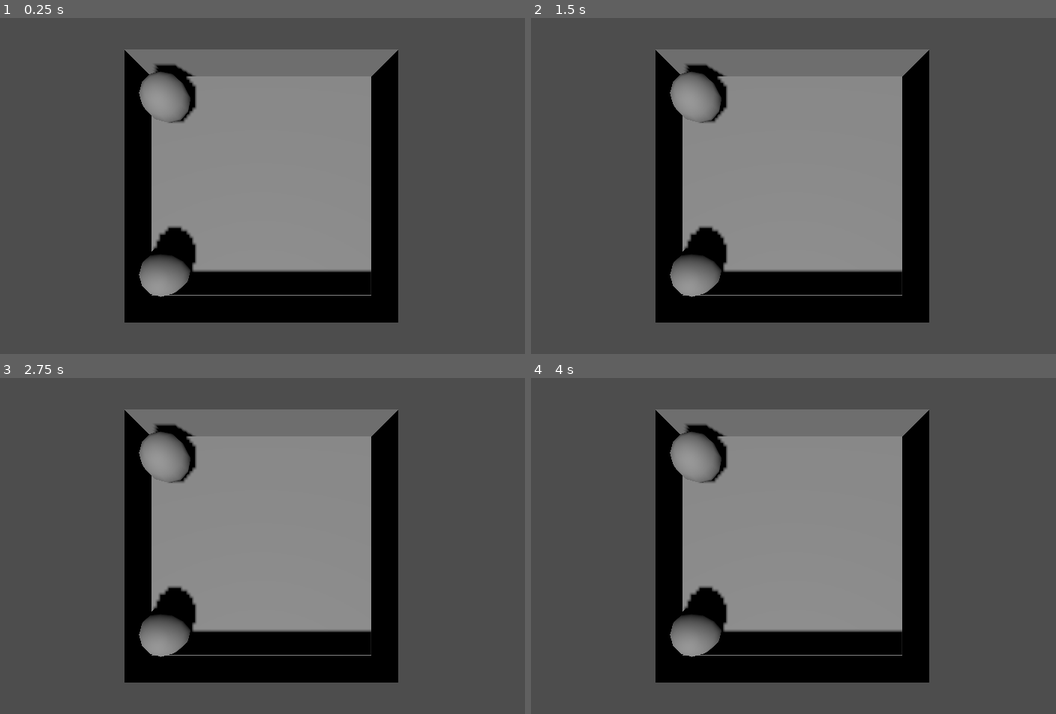
Above: before the commit, frames 1-4 (two rows, left to right).
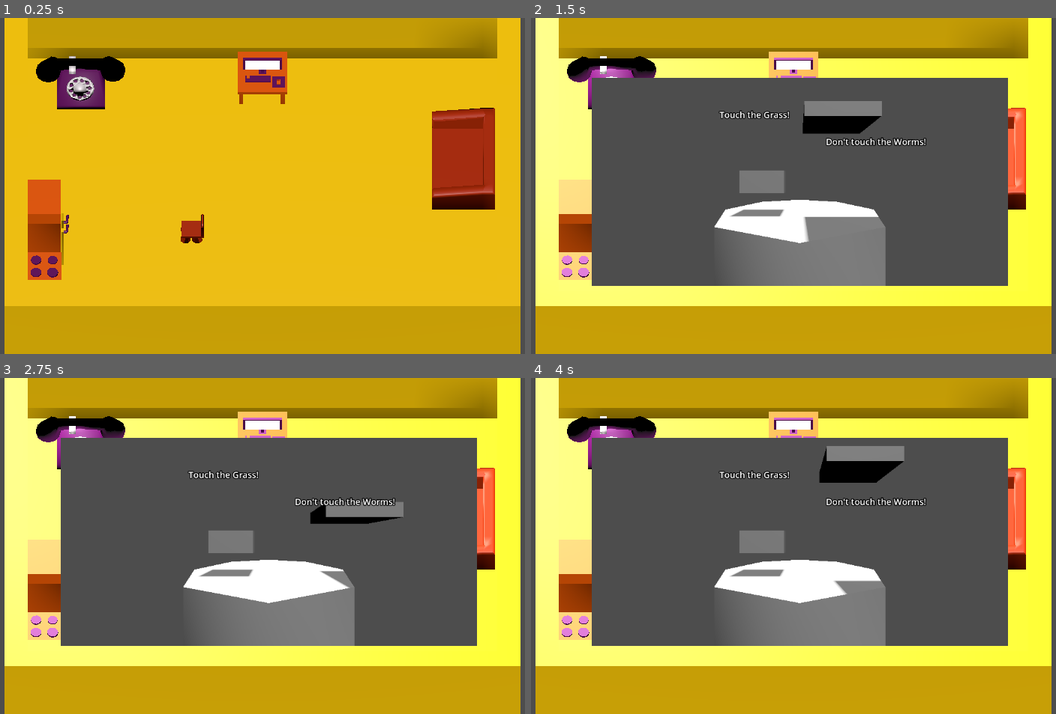
Above: after the commit, the same moments.

Repository: klaro115/MiniGameJam_July2025
Game: Godot game, scene res://RoomScene.tscn
The game is run twice, just before and just after one commit, with the same random seed, the same clock (stepped at 60 frames per second) and the same inputs.
Inputs (mouse positions are in pixels of both pictures, inside the frame that each line leads up to):
- Up to frame 1 (0.25 s): no input
- Up to frame 2 (1.5 s): tap Enter at 0.5 s; move the mouse to (924, 169) at 0.52 s; hold Right (ui_right) 0.53-1.28 s; click (924, 169) at 0.67 s; move the mouse to (672, 202) at 1.27 s; hold Down (ui_down) from 1.28 s (still down); click (672, 202) at 1.42 s
- Up to frame 3 (2.75 s): move the mouse to (320, 472) at 2.02 s; release Down (ui_down) at 2.03 s; hold Right (ui_right) from 2.03 s (still down); click (320, 472) at 2.17 s
- Up to frame 4 (4 s): move the mouse to (762, 613) at 2.77 s; release Right (ui_right) at 2.78 s; hold Up (ui_up) 2.78-3.53 s; click (762, 613) at 2.92 s; move the mouse to (972, 596) at 3.52 s; hold Left (ui_left) from 3.53 s (still down); click (972, 596) at 3.67 s

The runs differ from the first frame. In frame 1, 98% of the frame differs, in the area x 0-100%, y 0-100%; in frame 2, 77%; in frame 3, 78%; in frame 4, 77%.

Commit message:
added meshes

Diff:
--- a/RoomScene.tscn
+++ b/RoomScene.tscn
@@ -1,50 +1,27 @@
-[gd_scene load_steps=3 format=3 uid="uid://c4t20n87bu0kq"]
+[gd_scene load_steps=12 format=3 uid="uid://c4t20n87bu0kq"]
 
 [ext_resource type="Script" uid="uid://dcucu7fiec5yn" path="res://Scripts/object.gd" id="1_8ye1f"]
+[ext_resource type="Script" uid="uid://buu1w4f23lbhj" path="res://Scripts/telephone.gd" id="2_brty6"]
+[ext_resource type="PackedScene" uid="uid://bsynaecwyjgxw" path="res://room walls.glb" id="3_8kvx8"]
+[ext_resource type="PackedScene" uid="uid://bvyfes68caw6b" path="res://kitchen.glb" id="4_x6bi2"]
+[ext_resource type="PackedScene" uid="uid://b6pv5fq1r77lr" path="res://phone.glb" id="5_rwhwe"]
+[ext_resource type="PackedScene" uid="uid://b764y8rgm2a4r" path="res://couch.glb" id="6_q2jux"]
+[ext_resource type="PackedScene" uid="uid://dvx3nwqodku8m" path="res://computer.glb" id="7_rlay5"]
+[ext_resource type="PackedScene" uid="uid://km3fruu0wn1b" path="res://chair.glb" id="8_skcam"]
+
+[sub_resource type="SphereShape3D" id="SphereShape3D_8kvx8"]
 
 [sub_resource type="ConcavePolygonShape3D" id="ConcavePolygonShape3D_brty6"]
 data = PackedVector3Array(0.125, -0.433013, 0.216506, 0.216506, -0.433013, 0.125, 0, -0.5, 0, 0.25, 0, 0.433013, 0.4330 …(8666 unchanged characters)…
 
+[sub_resource type="SphereShape3D" id="SphereShape3D_x6bi2"]
+
 [node name="Room" type="Node3D"]
 
-[node name="CSGSphere3D" type="CSGSphere3D" parent="."]
-transform = Transform3D(1, 0, 0, 0, 1, 0, 0, 0, 1, -1.95819, 0.46344, 1.73709)
-
-[node name="StaticBody3D" type="StaticBody3D" parent="CSGSphere3D"]
-transform = Transform3D(1, 0, 0, 0, 1, 0, 0, 0, 1, 1.95819, -0.46344, -1.73709)
-script = ExtResource("1_8ye1f")
-type = "Grass"
-
-[node name="CSGBakedCollisionShape3D" type="CollisionShape3D" parent="CSGSphere3D/StaticBody3D"]
-transform = Transform3D(1, 0, 0, 0, 1, 0, 0, 0, 1, -1.95819, 0.46344, 1.73709)
-shape = SubResource("ConcavePolygonShape3D_brty6")
-
-[node name="CSGBox3D" type="CSGBox3D" parent="."]
-transform = Transform3D(-4.37114e-08, 1, 0, -1, -4.37114e-08, 0, 0, 0, 1, -2.5, 0.5, 0)
-use_collision = true
-size = Vector3(1, 0.001, 5)
-
-[node name="CSGBox3D2" type="CSGBox3D" parent="."]
-transform = Transform3D(-4.37114e-08, 1, 0, -1, -4.37114e-08, 0, 0, 0, 1, 2.5, 0.5, 0)
-use_collision = true
-size = Vector3(1, 0.001, 5)
-
-[node name="CSGBox3D3" type="CSGBox3D" parent="."]
-use_collision = true
-size = Vector3(5, 0.001, 5)
-
-[node name="CSGBox3D4" type="CSGBox3D" parent="."]
-transform = Transform3D(1.91069e-15, -4.37114e-08, 1, -1, -4.37114e-08, 0, 4.37114e-08, -1, -4.37114e-08, 0, 0.5, -2.5)
-use_collision = true
-size = Vector3(1, 0.001, 5)
-
-[node name="CSGBox3D5" type="CSGBox3D" parent="."]
-transform = Transform3D(1.91069e-15, -4.37114e-08, 1, -1, -4.37114e-08, 0, 4.37114e-08, -1, -4.37114e-08, 0, 0.5, 2.5)
-use_collision = true
-size = Vector3(1, 0.001, 5)
-
 [node name="Camera3D" type="Camera3D" parent="."]
-transform = Transform3D(1, 0, 0, 0, -4.37114e-08, 1, 0, -1, -4.37114e-08, 0, 5, 0)
+transform = Transform3D(1, 0, 0, 0, 0.578683, 0.815552, 0, -0.815552, 0.578683, -0.571614, 8.54345, 5.4967)
+projection = 1
+size = 3.858
 
 [node name="DirectionalLight3D" type="DirectionalLight3D" parent="."]
 transform = Transform3D(1, 0, 0, 0, 0.540696, 0.841218, 0, -0.841218, 0.540696, 0, 0, 0)
@@ -65,14 +42,43 @@
 [node name="node" type="Node3D" parent="SubViewportContainer/MinigameViewport"]
 transform = Transform3D(-1, 0, -8.74228e-08, 0, 1, 0, 8.74228e-08, 0, -1, 0, 0, 34.2042)
 
-[node name="CSGSphere3D2" type="CSGSphere3D" parent="."]
-transform = Transform3D(1, 0, 0, 0, 1, 0, 0, 0, 1, -1.95819, 0.46344, -1.8201)
+[node name="Node3D" type="Node3D" parent="."]
+transform = Transform3D(0.1, 0, 0, 0, 0.1, 0, 0, 0, 0.1, -0.558111, 0, -0.327312)
 
-[node name="StaticBody3D" type="StaticBody3D" parent="CSGSphere3D2"]
+[node name="room walls" parent="Node3D" instance=ExtResource("3_8kvx8")]
+
+[node name="kitchen" parent="Node3D" instance=ExtResource("4_x6bi2")]
+
+[node name="phone" parent="Node3D" instance=ExtResource("5_rwhwe")]
+
+[node name="StaticBody3D" type="StaticBody3D" parent="Node3D/phone"]
+script = ExtResource("2_brty6")
+type = "mail"
+
+[node name="CollisionShape3D" type="CollisionShape3D" parent="Node3D/phone/StaticBody3D"]
+transform = Transform3D(12, 0, 0, 0, 12, 0, 0, 0, 12, -20.9435, 0, -17.4702)
+shape = SubResource("SphereShape3D_8kvx8")
+
+[node name="couch" parent="Node3D" instance=ExtResource("6_q2jux")]
+
+[node name="StaticBody3D" type="StaticBody3D" parent="Node3D/couch"]
+transform = Transform3D(10, 0, 0, 0, 10, 0, 0, 0, 10, 0, 0, 0)
+script = ExtResource("1_8ye1f")
+type = "Grass"
+
+[node name="CSGBakedCollisionShape3D" type="CollisionShape3D" parent="Node3D/couch/StaticBody3D"]
+transform = Transform3D(1.5, 0, 0, 0, 1.5, 0, 0, 0, 1.5, 2.2311, 0.0651954, -0.449382)
+shape = SubResource("ConcavePolygonShape3D_brty6")
+
+[node name="computer" parent="Node3D" instance=ExtResource("7_rlay5")]
+
+[node name="StaticBody3D" type="StaticBody3D" parent="Node3D/computer"]
 transform = Transform3D(1, 0, 0, 0, 1, 0, 0, 0, 1, 1.95819, -0.46344, -1.73709)
 script = ExtResource("1_8ye1f")
 type = "mail"
 
-[node name="CSGBakedCollisionShape3D" type="CollisionShape3D" parent="CSGSphere3D2/StaticBody3D"]
-transform = Transform3D(1, 0, 0, 0, 1, 0, 0, 0, 1, -1.95819, 0.46344, 1.73709)
-shape = SubResource("ConcavePolygonShape3D_brty6")
+[node name="CSGBakedCollisionShape3D" type="CollisionShape3D" parent="Node3D/computer/StaticBody3D"]
+transform = Transform3D(12, 0, 0, 0, 12, 0, 0, 0, 12, -1.95819, 0.46344, -17.0808)
+shape = SubResource("SphereShape3D_x6bi2")
+
+[node name="chair" parent="Node3D" instance=ExtResource("8_skcam")]
--- a/Scripts/object.gd
+++ b/Scripts/object.gd
@@ -6,12 +6,11 @@
 	if (event is InputEventMouseButton) &&\
 	(event as InputEventMouseButton).button_index == 1 &&\
 	(event as InputEventMouseButton).pressed == true:
-		print(type)
 		#(get_node("../SubViewportContainer/MinigameViewport") as SubViewport).get_texture().viewport_path = "res://TouchGrass/TouchGrassScene.tscn";
-		(get_node("../../SubViewportContainer") as SubViewportContainer).show()
+		(get_node("../../../SubViewportContainer") as SubViewportContainer).show()
 		var scene: Resource = null;
 		if type == "Grass":
 			scene = load("res://TouchGrass/TouchGrassScene.tscn")
 		elif type == "mail":
 			scene = load("res://SendEmailMiniGame/BoucingButtonUI.tscn")
-		get_node("../../SubViewportContainer/MinigameViewport").get_child(0).add_child(scene.instantiate());
+		get_node("../../../SubViewportContainer/MinigameViewport").get_child(0).add_child(scene.instantiate());
--- /dev/null
+++ b/Scripts/telephone.gd
@@ -0,0 +1,9 @@
+extends StaticBody3D
+
+@export var type: String;
+
+func _input_event(_camera: Camera3D, event: InputEvent, _event_position: Vector3, _normal: Vector3, _shape_idx: int):
+	if (event is InputEventMouseButton) &&\
+	(event as InputEventMouseButton).button_index == 1 &&\
+	(event as InputEventMouseButton).pressed == true:
+		print("tel")
Not shown, added: Scripts/telephone.gd.uid
Binary file added: chair.glb
Not shown, added: chair.glb.import
Binary file added: computer.glb
Not shown, added: computer.glb.import
Binary file added: couch.glb
Not shown, added: couch.glb.import
Binary file added: grass to touch.glb
Not shown, added: grass to touch.glb.import
Binary file added: hand.glb
Not shown, added: hand.glb.import
Binary file added: kitchen.glb
(and 5 more such lines)
